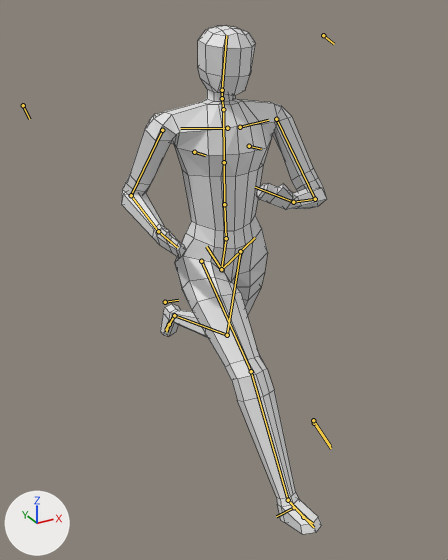
A saved change to the Blender file Assets/Models/Environment/Character01_Sculpt2_Rig_Combined.blend.
The view is the same before and after, from a 50 mm camera at (-2.17, -3.86, 3.48) aimed at (-0.04, 0.02, 1.54). The axes (+X, +Y, +Z) are drawn at lower left. The lights are the same throughout. Both versions are drawn at the pose saved in each file; the numbers are the values there. The bones that bend it are drawn over the model as lines. Mesh edges are drawn as thin lines.
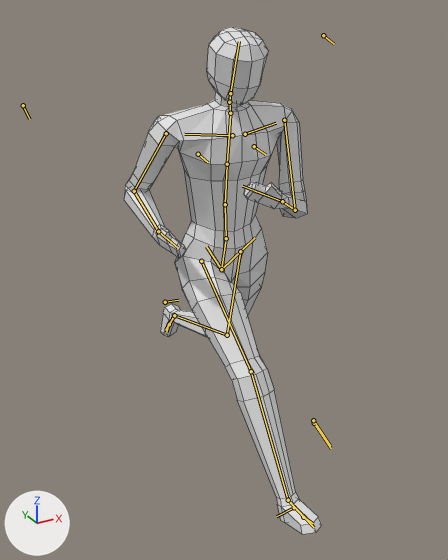
Where the change shows, as pixel boxes (x1, y1, x2, y2) in the pictures (448 x 560 px):
'Cube', posed
    before: (121, 25, 327, 534)
    after: (124, 27, 322, 534)
bone 'spine.001', root to tip
    before: (226, 238) to (224, 204)
    after: (226, 238) to (225, 204)
bone 'spine.002', root to tip
    before: (224, 204) to (224, 162)
    after: (225, 204) to (227, 164)
bone 'spine.003', root to tip
    before: (224, 162) to (223, 111)
    after: (227, 164) to (230, 114)
bone 'hand_IK', root to tip
    before: (293, 202) to (255, 187)
    after: (282, 201) to (242, 186)

The change in detail:
Bone 'spine.001' (bone_spine_001) turns from (0, 0, 0) to (1, 0, 0) degrees about its own x, y and z.
Bone 'spine.002' (bone_spine_002) turns from (0, 0, 0) to (6, 0, 0) degrees about its own x, y and z.
Bone 'spine.003' (bone_spine_003) turns from (0, 0, 0) to (5, -2, 2) degrees about its own x, y and z.
Bone 'hand_IK' (bone_hand_ik) moves from (0.471, -0.894, 0.341) to (0.458, -0.957, 0.363).
